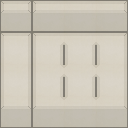
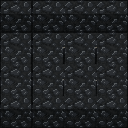
Before/after of a 128x128 layered artwork. What changed in the layer stack:
showed "light cube" over <box>0,0,128,128</box>
hid "light" over <box>0,0,128,128</box>
added layer "t_rock" above "Wall" over <box>0,0,128,128</box>
moved "wall" into group "Wall" over <box>0,0,128,128</box>
